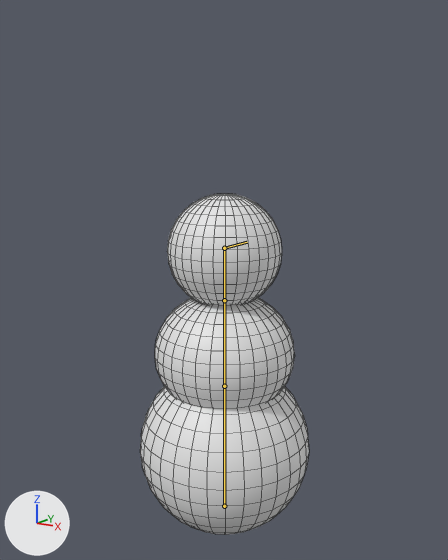
The Blender file _Assets/Gfx3D/sno.blend: old version first, new version second.
Before and after are seen from a camera (50 mm lens) standing at (3.73, -5.68, 4.59) and looking at (-0.06, 0.07, 3.0). Lighting does not change. The marker at lower left points along +X, +Y and +Z. The bones that bend it are drawn over the model as lines. Mesh edges are drawn as thin lines.

Names of what the first picture shows: 'base', 'head', 'mid'.
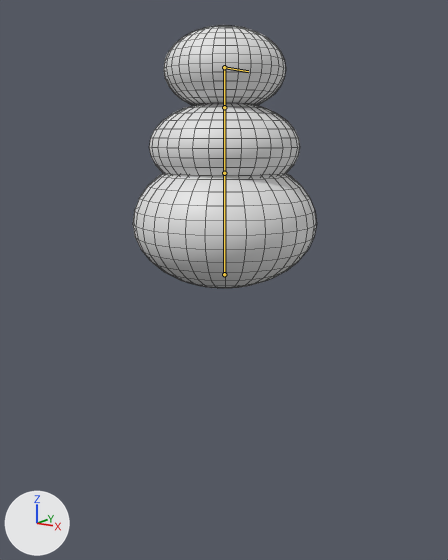
Commit message: Updated sno/animations

The newer file adds an action. The first version stands in its rest pose; the second is drawn at frame 14 of the action 'Jump'.

Boxes [x1, y1, x2, y2] around the edits, measured in the pictures (448 x 560 px):
'base', posed (8% wider, 23% shorter)
    before: [140, 386, 309, 535]
    after: [133, 173, 316, 288]
'mid', posed
    before: [155, 298, 295, 409]
    after: [149, 104, 300, 177]
'head', posed (6% wider, 29% shorter)
    before: [167, 194, 282, 306]
    after: [164, 26, 286, 105]
bone 'base', root to tip
    before: (224, 506) to (224, 386)
    after: (224, 274) to (224, 173)
bone 'torso', root to tip
    before: (224, 386) to (224, 300)
    after: (224, 173) to (224, 107)

The edits, one by one:
Bone 'base' (bone_base) moves from (0.0, 0.0, 0.0) to (0.0, 2.905, 0.0).
Bone 'base' (bone_base) is rescaled from (1.0, 1.0, 1.0) to (1.0, 0.71, 1.0).
Bone 'torso' (bone_torso) is rescaled from (1.0, 1.0, 1.0) to (1.0, 0.93, 1.0).
